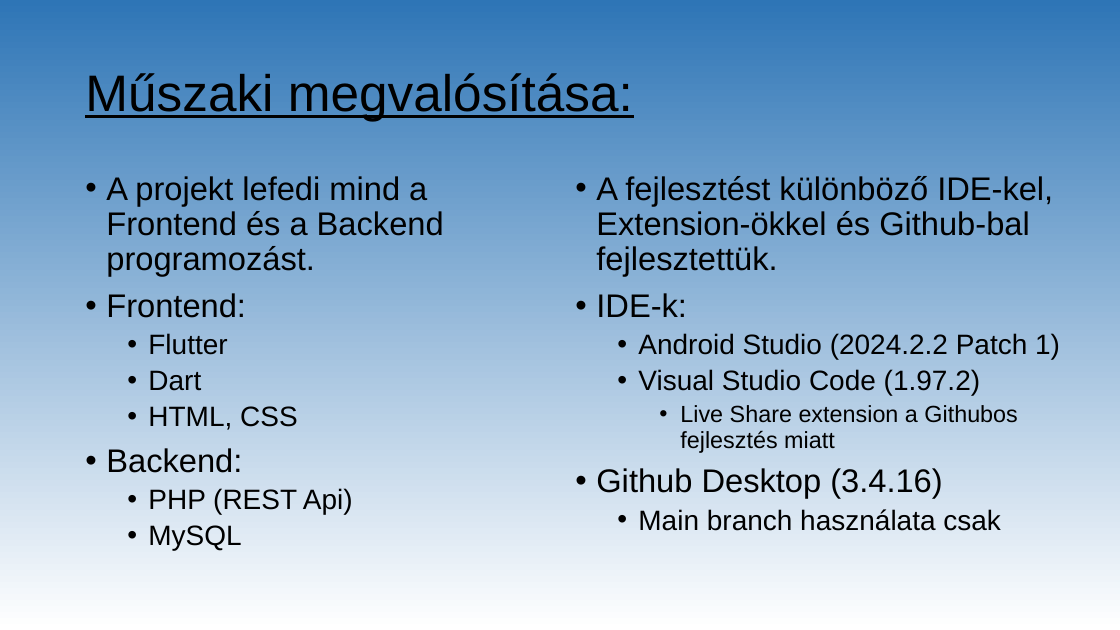
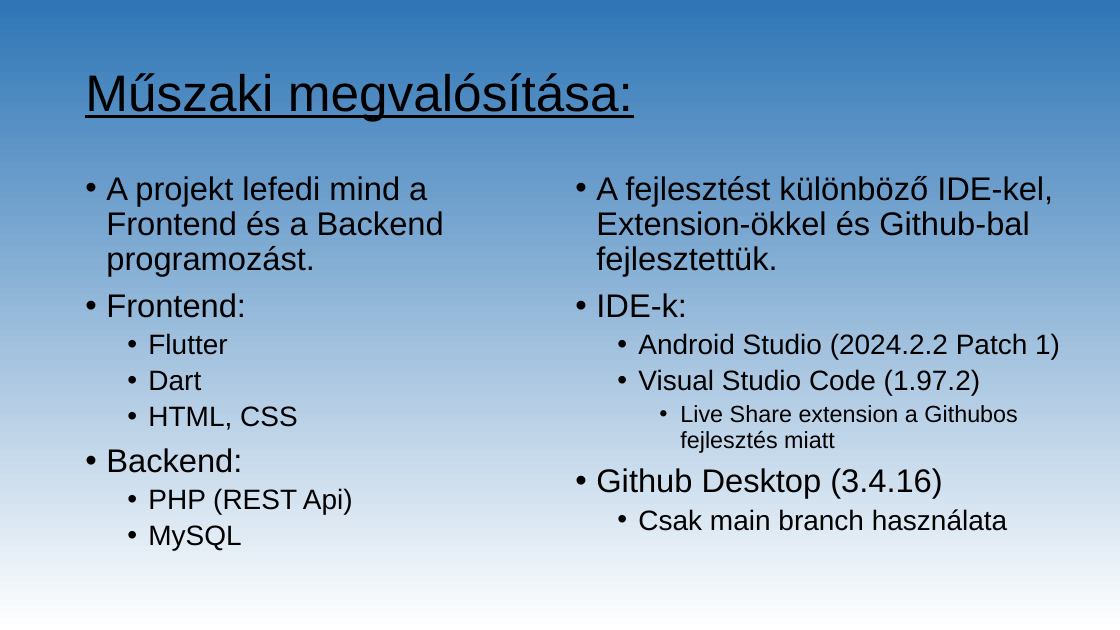
Before and after one commit to smolelevent/Messengeres-vizsgaremek, a slide deck: slide 3 of Chatex/assets/Chatex vizsgaremek.pptx. Drawn at 1120x630 pixels with LibreOffice and Linux fonts; fonts in the diff are those of the drawing. Boxes give left, top, right and bottom in pixels: in the first picture for what was removed or moved away, otherwise in the second. Text is boxed around its words. In the diff, an @@ line names an element or a change of style, - is before the commit and + after.

Commit message:
Nem lényeg csak PPT

```diff
--- a/Chatex/assets/Chatex vizsgaremek.pptx
+++ b/Chatex/assets/Chatex vizsgaremek.pptx
@@ text at (638, 509, 1007, 531): text changed @@
-  • Main branch használata csak
+  • Csak main branch használata
```
Also in this commit, not shown: 2 slides added, 4 other files.
